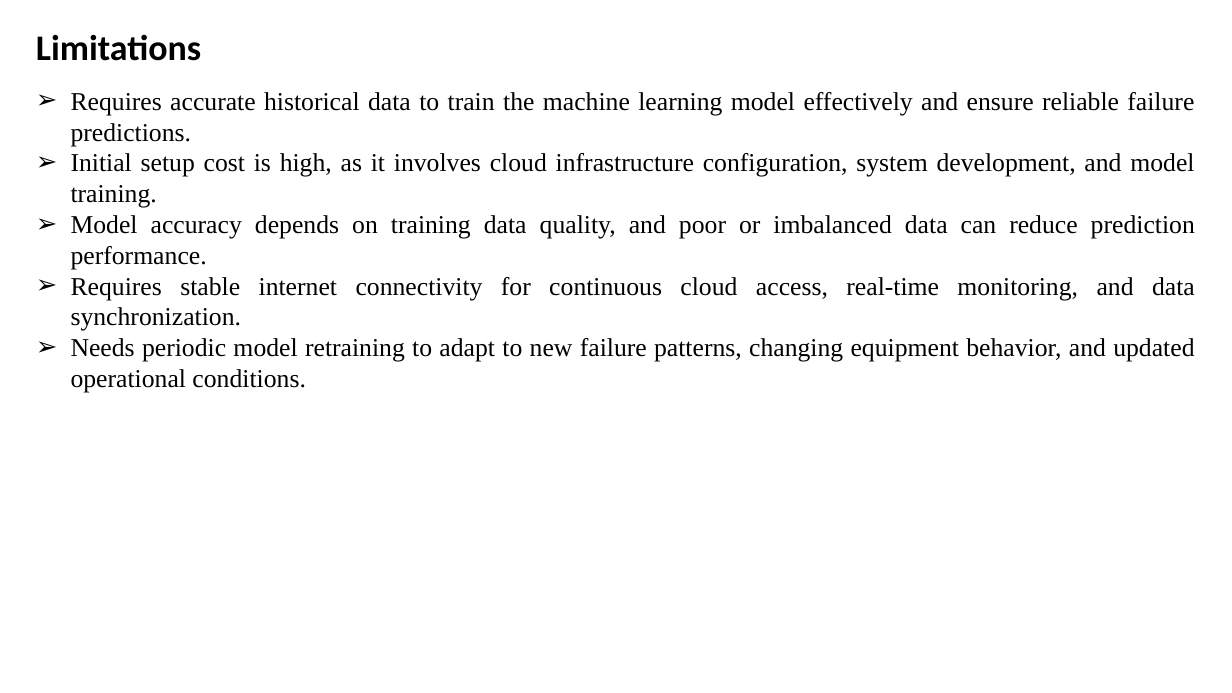
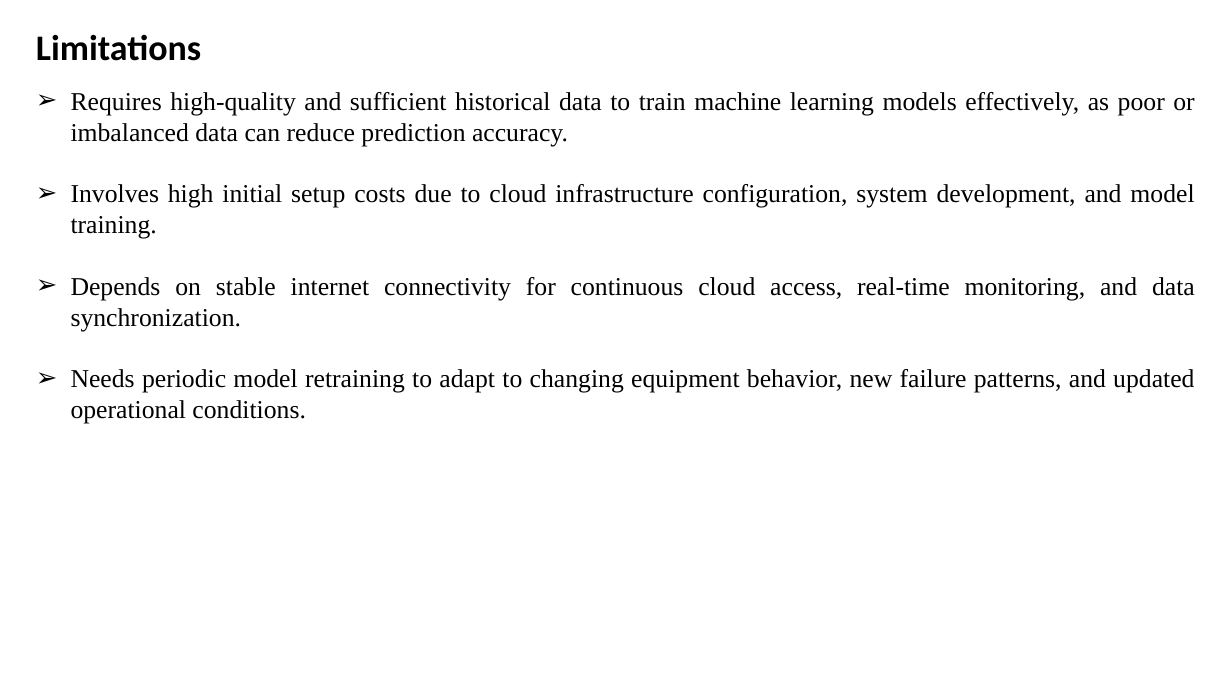
Before and after one commit to Pratham-1323/proactivecareequipment, a slide deck: slide 12 of docs/Clg 2nd review.pptx. Drawn at 1232x693 pixels with LibreOffice and Linux fonts; fonts in the diff are those of the drawing. Boxes give left, top, right and bottom in pixels: in the first picture for what was removed or moved away, otherwise in the second. Text is boxed around its words. In the diff, an @@ line names an element or a change of style, - is before the commit and + after.

```diff
--- a/docs/Clg 2nd review.pptx
+++ b/docs/Clg 2nd review.pptx
@@ text at [71,92,1195,424]: text changed @@
-➢ Requires accurate historical data to train the machine learning model effectively and ensure reliable failure predictions.
-➢ Initial setup cost is high, as it involves cloud infrastructure configuration, system development, and model training.
-➢ Model accuracy depends on training data quality, and poor or imbalanced data can reduce prediction performance.
-➢ Requires stable internet connectivity for continuous cloud access, real-time monitoring, and data synchronization.
-➢ Needs periodic model retraining to adapt to new failure patterns, changing equipment behavior, and updated operational conditions.
+➢ Requires high-quality and sufficient historical data to train machine learning models effectively, as poor or imbalanced data can reduce prediction accuracy.
+➢ Involves high initial setup costs due to cloud infrastructure configuration, system development, and model training.
+➢ Depends on stable internet connectivity for continuous cloud access, real-time monitoring, and data synchronization.
+➢ Needs periodic model retraining to adapt to changing equipment behavior, new failure patterns, and updated operational conditions.
```
Also in this commit, not shown: 7 other slides changed, 20 other files.
